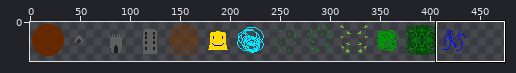
Two states of a sprite sheet, assets/textures/planet.png. The picture above shows the old version from afar; the outline marks the close-up.
Close-up. Earlier state:
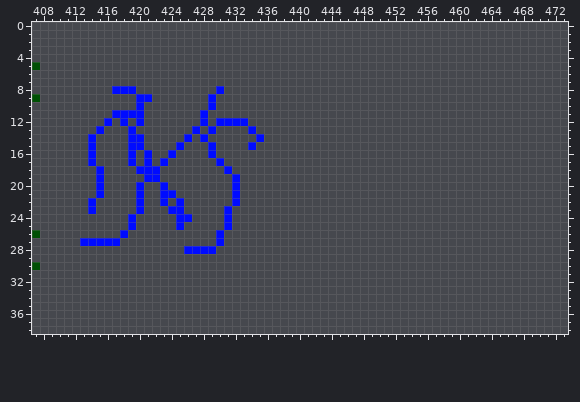
The file is 512x64 pixels. Colours within 5 levels of each other are drawn and written as one. Shown: x 407..473, y 0..38. The wide view leaves out empty margins.
After the commit:
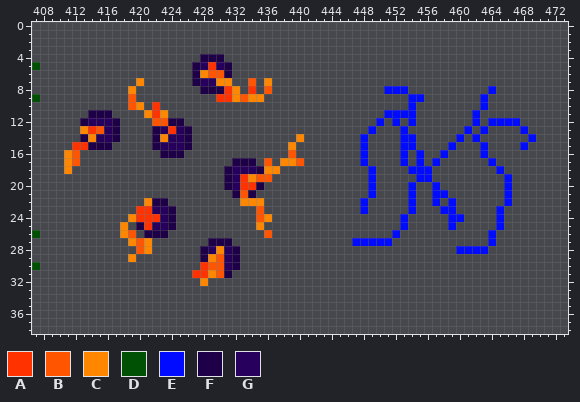
Palette (. is transparent): A #ff3200  B #ff5400  C #ff8700  D #005104  E #000bff  F #1e0048  G #27005e
The exact change:
@@ x 407..473 @@
  3 ...................................................................
- 4 ...................................................................
- 5 D..................................................................
- 6 ...................................................................
- 7 ...................................................................
- 8 ..........EEE..........E...........................................
- 9 D............EE.......E............................................
-10 .............E........E............................................
-11 ..........EEEE.......E.............................................
-12 .........E.E.E.......E.EEEE........................................
-13 ........E...E.......E.E....E.......................................
-14 .......E....EE.....E.E......E......................................
-15 .......E....EE....E...E....E.......................................
-16 .......E....E.E..E....E............................................
-17 .......E....E.E.E......E...........................................
-18 ........E....EEE........E..........................................
-19 ........E.....EE.........E.........................................
-20 ........E....E..E........E.........................................
-21 ........E....E..EE.......E.........................................
-22 .......E.....E..E.E......E.........................................
-23 .......E.....E...EE.....E..........................................
-24 ............E.....EE....E..........................................
-25 ............E.....E.....E..........................................
-26 D..........E...........E...........................................
-27 ......EEEEE............E...........................................
-28 ...................EEEE............................................
-29 ...................................................................
-30 D..................................................................
-31 ...................................................................
-32 ...................................................................
+ 4 .....................FFF...........................................
+ 5 D...................FGAGF..........................................
+ 6 ....................FCBBF..........................................
+ 7 .............C......FGGCC..B.C.....................................
+ 8 ............C........FFFAC.A.B..............EEE..........E.........
+ 9 D...........B..........AACBCC..................EE.......E..........
+10 ............BC.A...............................E........E..........
+11 .......FFF....CAC...........................EEEE.......E...........
+12 ......FGGGF....BBFF........................E.E.E.......E.EEEE......
+13 ......CABGF....FGAGF......................E...E.......E.E....E.....
+14 ......FCGGF....FCGGF.............C.......E....EE.....E.E......E....
+15 .....AAFFF.....FGGGF............C........E....EE....E...E....E.....
+16 ....CB..........FFF.............B........E....E.E..E....E..........
+17 ....CB...................FFF.B.CCB.......E....E.E.E......E.........
+18 ....C...................FGGGFCC...........E....EEE........E........
+19 ........................FGACBB............E.....EE.........E.......
+20 ........................FGAAF.............E....E..E........E.......
+21 .........................FBF..............E....E..EE.......E.......
+22 ..............CFF.........CCC............E.....E..E.E......E.......
+23 .............AAGGF..........B............E.....E...EE.....E........
+24 ............CAAAGF..........BC................E.....EE....E........
+25 ...........C.FAGGF..........C.................E.....E.....E........
+26 D..........CB.FFF............B...............E...........E.........
+27 ............CBC.......FFF...............EEEEE............E.........
+28 .............BC......FGCGF...........................EEEE..........
+29 ............C........FCBGF.........................................
+30 D....................ABBGF.........................................
+31 ....................AACBF..........................................
+32 .....................C.............................................
 33 ...................................................................
Where, in picture pixels (left, top, right, bottom), the same in both close-ups:
changed: (64, 54, 304, 286)
added: (352, 86, 536, 254)
